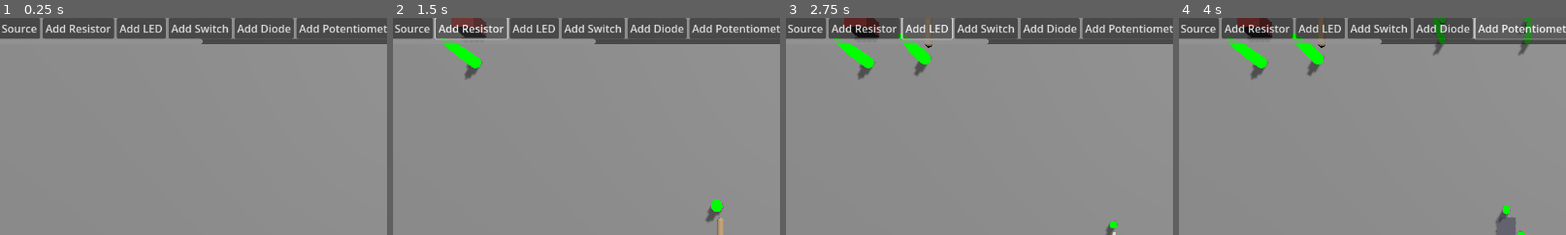
Above: before the commit, frames 1-4 (left to right).
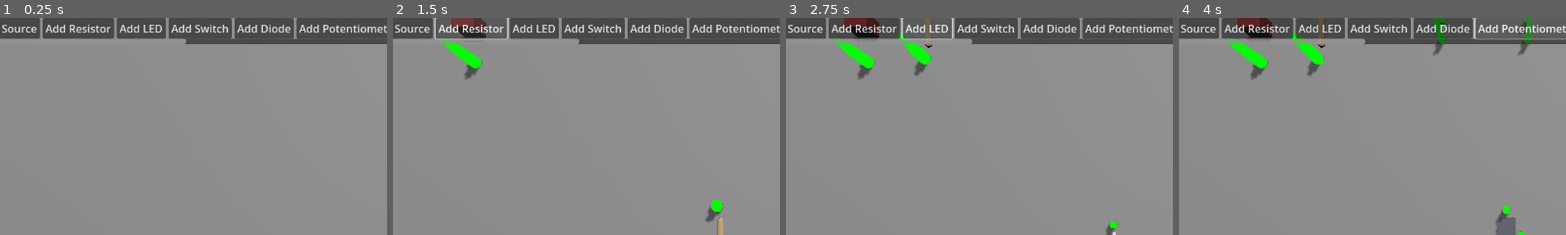
Above: after the commit, the same moments.

Repository: supastishn/mcu-sim
Game: Godot game, scene res://CircuitEditor3D.tscn
The game is run twice, just before and just after one commit, with the same random seed, the same clock (stepped at 60 frames per second) and the same inputs. The engine's default icon, where the game draws it, is replaced by a stand-in: a white triangle on a blue panel in a dark square.
Inputs:
- Up to frame 1 (0.25 s): no input
- Up to frame 2 (1.5 s): click "Add Power Source" at 0.5 s; click "Add Resistor" at 1.25 s
- Up to frame 3 (2.75 s): click "Add LED" at 2 s
- Up to frame 4 (4 s): click "Add Diode" at 2.75 s; click "Add Potentiometer" at 3.5 s
The pictures show only the part of the screen within x 8-58%, y 0-50%; the shares and areas given below are measured in that part.

The runs differ from the first frame. In frame 1, 0.1% of the frame differs, in the area x 47-53%, y 9-13%; in frame 2, 0.1%; in frame 3, 0.1%; in frame 4, 0.1%.

Commit message:
feat: Add P-Channel MOSFET button to component bar

Diff:
--- a/CircuitEditor3D.gd
+++ b/CircuitEditor3D.gd
@@ -61,6 +61,7 @@
 @onready var add_pnp_bjt_button: Button = $UI/ComponentBar/ButtonList/AddPNPBJTButton
 @onready var add_zener_diode_button: Button = $UI/ComponentBar/ButtonList/AddZenerDiodeButton
 @onready var add_nchannelmosfet_button: Button = $UI/ComponentBar/ButtonList/AddNChannelMOSFETButton
+@onready var add_pchannelmosfet_button: Button = $UI/ComponentBar/ButtonList/AddPChannelMOSFETButton
 @onready var add_relay_button: Button = $UI/ComponentBar/ButtonList/AddRelayButton
 @onready var simulate_button: Button = $UI/ComponentBar/ButtonList/SimulateButton
 @onready var selection_bar: VBoxContainer = $UI/SelectionBar
@@ -171,6 +172,7 @@
 	add_pnp_bjt_button.pressed.connect(_on_add_component_button_pressed.bind(PNPBJTScene))
 	add_zener_diode_button.pressed.connect(_on_add_component_button_pressed.bind(ZenerDiodeScene))
 	add_nchannelmosfet_button.pressed.connect(_on_add_component_button_pressed.bind(NChannelMOSFETScene))
+	add_pchannelmosfet_button.pressed.connect(_on_add_component_button_pressed.bind(PChannelMOSFETScene))
 	add_relay_button.pressed.connect(_on_add_component_button_pressed.bind(RelayScene))
 	simulate_button.pressed.connect(_on_simulate_button_pressed)
 
--- a/CircuitEditor3D.tscn
+++ b/CircuitEditor3D.tscn
@@ -110,6 +110,10 @@
 [node name="AddNChannelMOSFETButton" type="Button" parent="UI/ComponentBar/ButtonList"]
 layout_mode = 2
 text = "Add N-Ch MOSFET"
+
+[node name="AddPChannelMOSFETButton" type="Button" parent="UI/ComponentBar/ButtonList"]
+layout_mode = 2
+text = "Add P-Ch MOSFET"
 
 [node name="AddRelayButton" type="Button" parent="UI/ComponentBar/ButtonList"]
 layout_mode = 2
